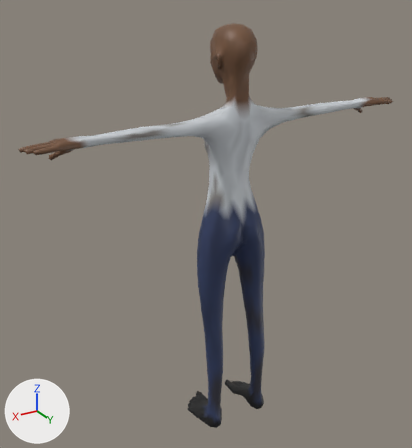
The glTF model assets/generated/people/worker_f.glb: old version first, new version second.
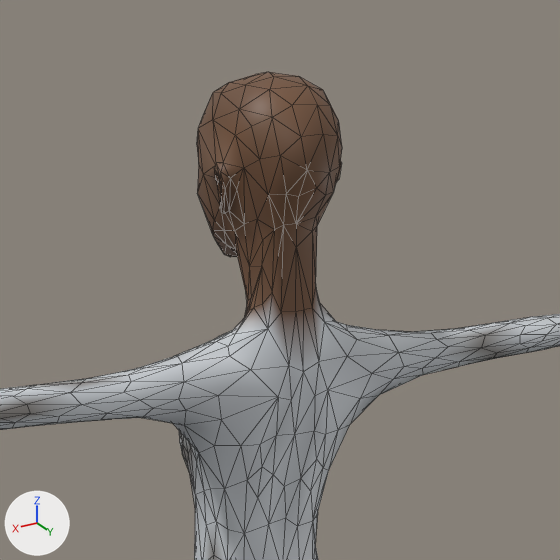
There are two pictures of each version: one whole from a 50 mm camera at (1.232, 1.865, 1.918) aimed at (0.075, -0.064, 0.954), one close up on the part from 35% to 80% of the width and 0% to 41% of the height. The lights are fixed; the arrows at lower left show +X, +Y and +Z. The older version's two pictures come first. The close-ups show mesh edges as thin lines.

Objects in the first close-up: 'Superhero_Female'.
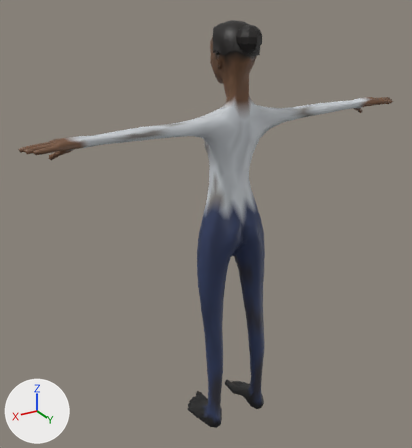
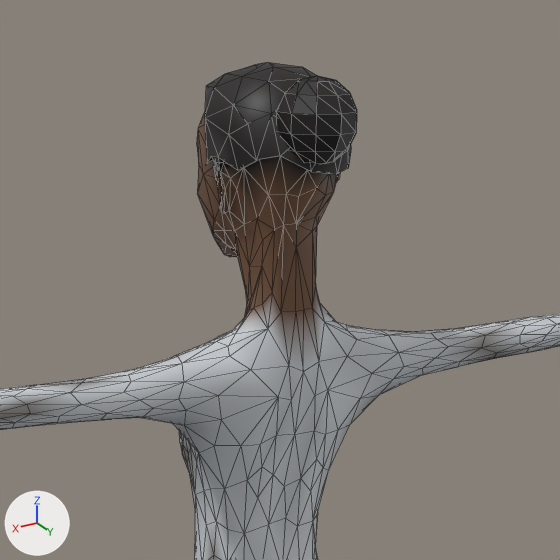
Location of each change, (x1, y1, x2, y2) in pixels of the close-ups (560 x 560 px):
'Superhero_Female', reshaped
    before: (0, 72, 560, 560)
    after: (0, 62, 560, 560)
part 1 of me_superhero_female, added
    after: (276, 76, 357, 164)
part 2 of me_superhero_female, added
    after: (205, 62, 351, 174)
part 3 of me_superhero_female, recoloured
    before: (201, 72, 342, 208)
    after: (201, 112, 340, 208)

What the commit changed:
me_superhero_female is used by ob_superhero_female; location (0.0, 0.0, 0.0).
me_superhero_female had 1502 vertices, 3000 faces and spanned x -0.84..0.84, y -0.13..0.13, z -0.01..1.77.
me_superhero_female now has 1615 vertices, 3197 faces and spans x -0.84..0.84, y -0.13..0.16, z -0.01..1.78.
me_superhero_female part 1: a new loose piece, a UV sphere (10 segments, 7 rings, poles along z) spanning x -0.046..0.046, y 0.062..0.16, z 1.67..1.77, in mat_defaultmaterial.
me_superhero_female part 2: a new loose piece of 51 vertices spanning x -0.09..0.09, y -0.08..0.12, z 1.66..1.78, in mat_defaultmaterial.
me_superhero_female part 3: 136 kept faces spanning x -0.09..0.09, y -0.09..0.11, z 1.6..1.77 get new vertex colours.
